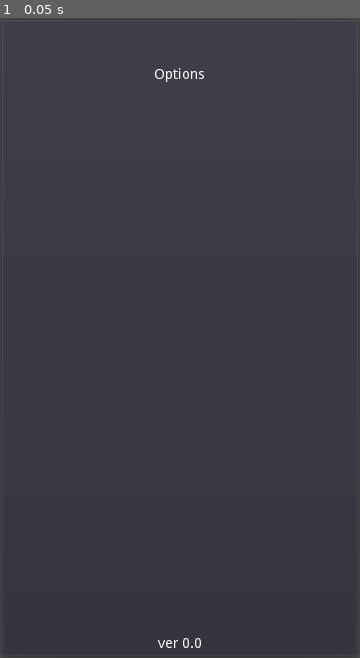
Above: before the commit, frame 1.
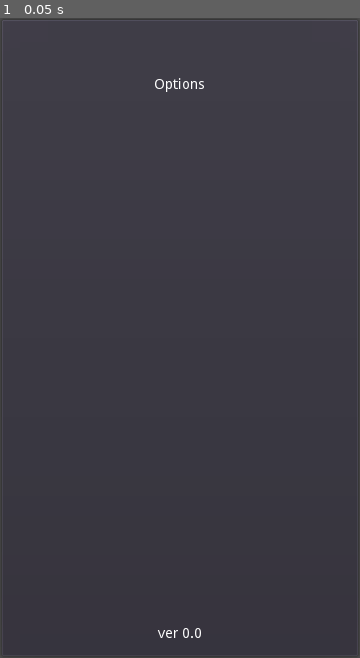
Above: after the commit, the same moment.

Repository: philipuriarte/A-Churchyard-of-Orphans
Game: Godot game, scene res://scenes/options_screen.tscn
Two runs of this game, one before a commit and one after it. Both use one fixed random seed, a clock stepped at 60 frames per second and the inputs below. This scene is started directly instead of the project's main scene.
Inputs:
- Up to frame 1 (0.05 s): no input

The runs differ from the first frame. In frame 1, 0.4% of the frame differs, in the area x 43-57%, y 7-99%.

Commit message:
Change value of constants margin to 10 in options_screen

Diff:
--- a/scenes/options_screen.tscn
+++ b/scenes/options_screen.tscn
@@ -9,14 +9,20 @@
 margin_top = 7.0
 margin_right = 353.0
 margin_bottom = 633.0
+custom_constants/margin_right = 10
+custom_constants/margin_top = 10
+custom_constants/margin_left = 10
+custom_constants/margin_bottom = 10
 
 [node name="MainCointainer" type="VBoxContainer" parent="MarginContainer"]
-margin_right = 346.0
-margin_bottom = 626.0
+margin_left = 10.0
+margin_top = 10.0
+margin_right = 336.0
+margin_bottom = 616.0
 custom_constants/separation = 15
 
 [node name="OptionsLabel" type="Label" parent="MarginContainer/MainCointainer"]
-margin_right = 346.0
+margin_right = 326.0
 margin_bottom = 100.0
 rect_min_size = Vector2( 0, 100 )
 text = "Options"
@@ -25,13 +31,13 @@
 
 [node name="OptionsContainer" type="VBoxContainer" parent="MarginContainer/MainCointainer"]
 margin_top = 115.0
-margin_right = 346.0
-margin_bottom = 597.0
+margin_right = 326.0
+margin_bottom = 577.0
 size_flags_vertical = 3
 
 [node name="BottomText" type="Label" parent="MarginContainer/MainCointainer"]
-margin_top = 612.0
-margin_right = 346.0
-margin_bottom = 626.0
+margin_top = 592.0
+margin_right = 326.0
+margin_bottom = 606.0
 text = "ver 0.0"
 align = 1
